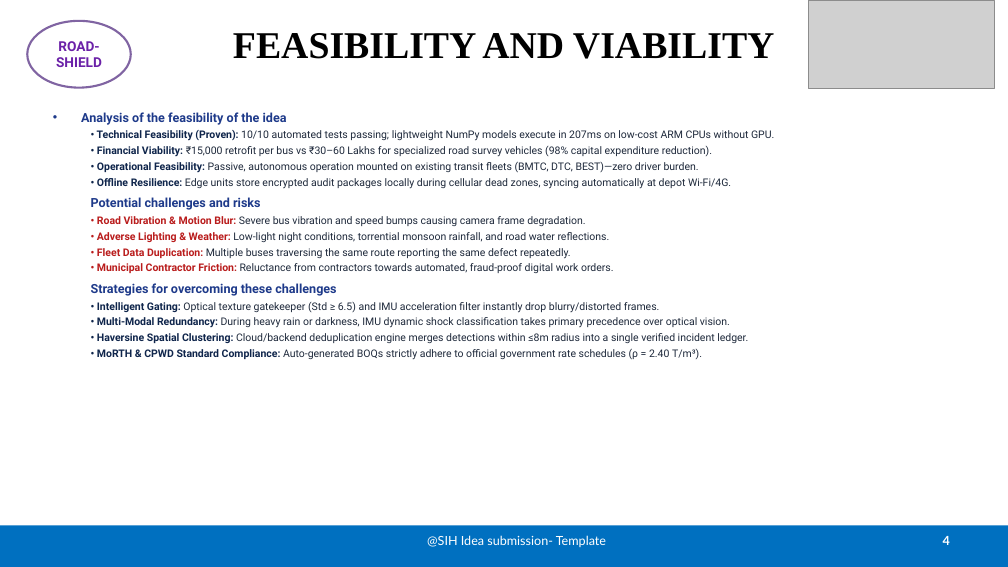
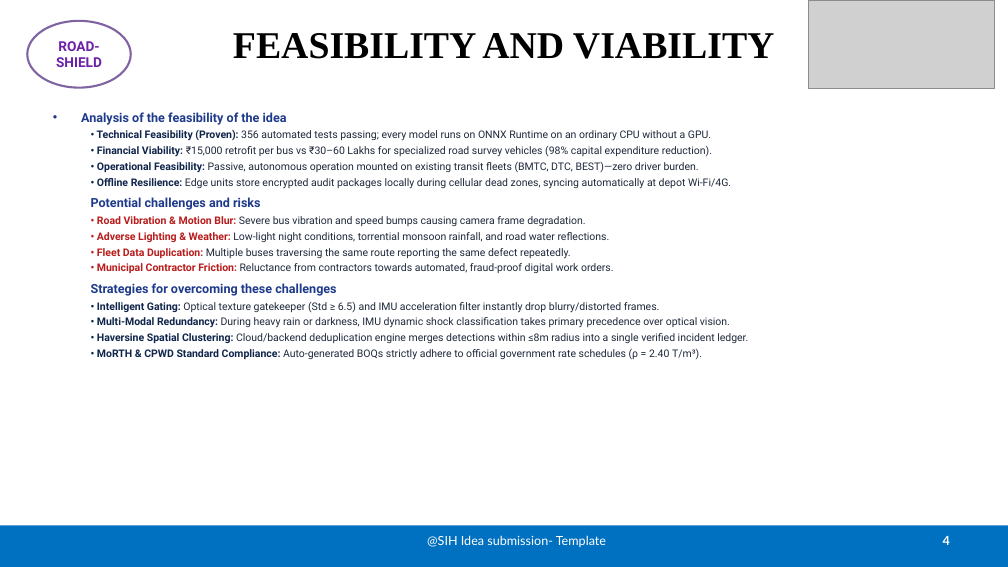
Before and after one commit to udbhav968-creator/SIH_PROJECT, a slide deck: slide 4 of SIH2026_ROAD_SHIELD_Submission.pptx. Drawn at 1008x567 pixels with LibreOffice and Linux fonts; fonts in the diff are those of the drawing; grey boxes stand for pictures. Boxes give left, top, right and bottom in pixels: in the first picture for what was removed or moved away, otherwise in the second. Text is boxed around its words. In the diff, an @@ line names an element or a change of style, - is before the commit and + after.

```diff
--- a/SIH2026_ROAD_SHIELD_Submission.pptx
+++ b/SIH2026_ROAD_SHIELD_Submission.pptx
@@ text at (97,130,711,141): text changed @@
-  • Technical Feasibility (Proven): 10/10 automated tests passing; lightweight NumPy models execute in 207ms on low-cost ARM CPUs without GPU.
+  • Technical Feasibility (Proven): 356 automated tests passing; every model runs on ONNX Runtime on an ordinary CPU without a GPU.
```
Also in this commit, not shown: 3 other slides changed, 13 other files.
